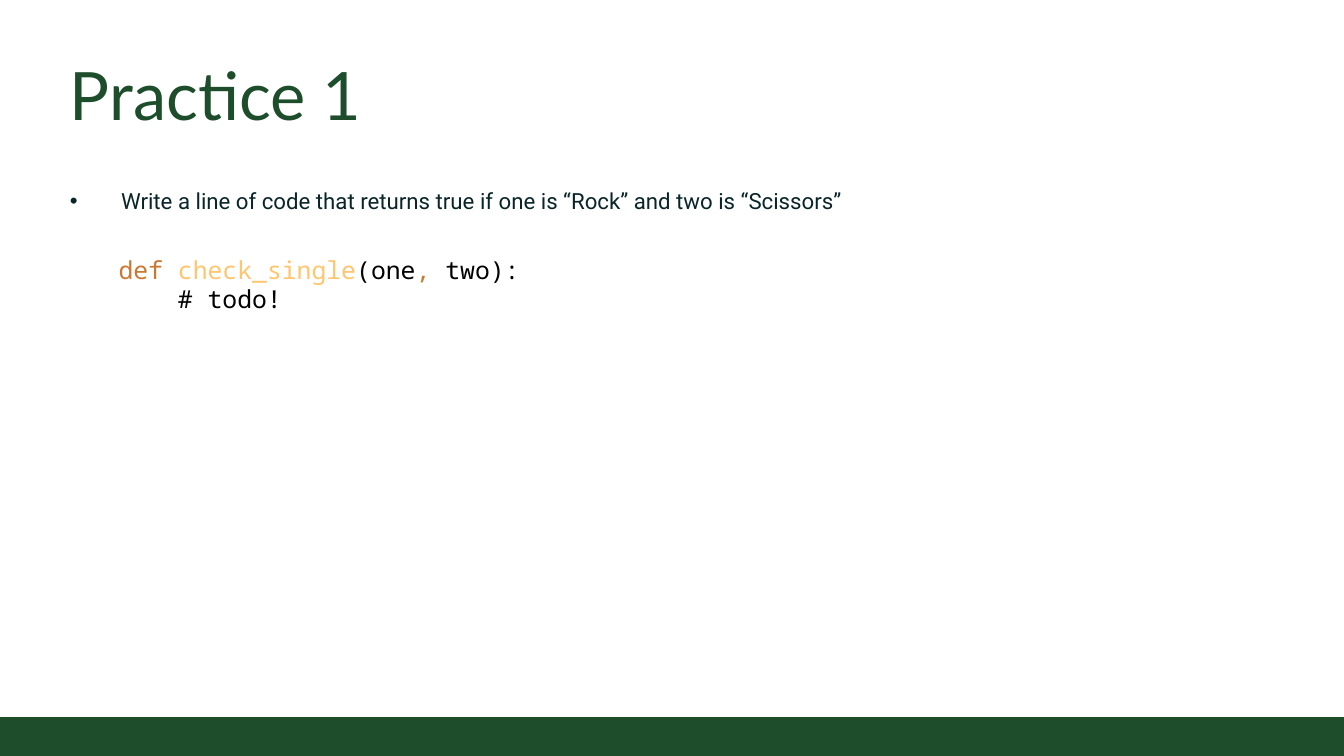
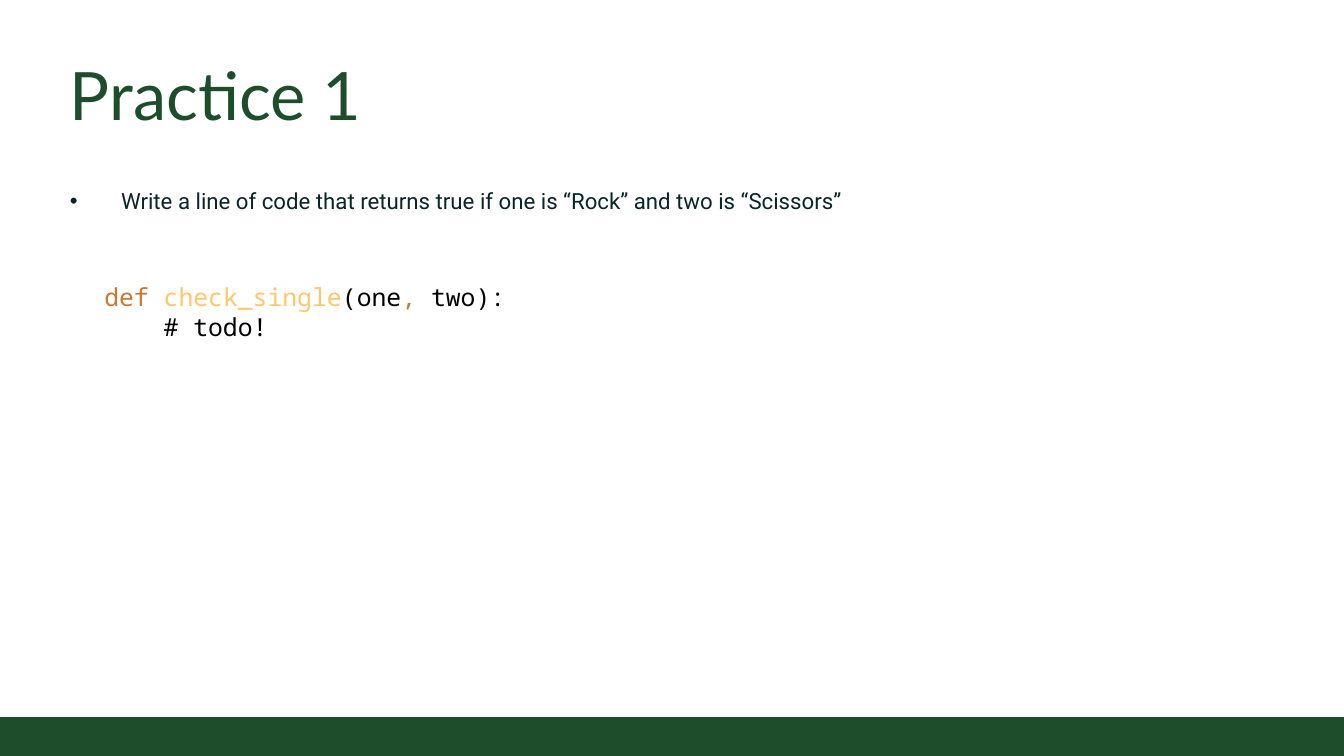
Before and after one commit to CSU-CS150B/handouts, a slide deck: slide 9 of Slides/On-Campus/05_02_unconciousBias_Logic.pptx. Drawn at 1344x756 pixels with LibreOffice and Linux fonts; fonts in the diff are those of the drawing; background and template pictures are left out. Boxes give left, top, right and bottom in pixels: in the first picture for what was removed or moved away, otherwise in the second. Text is boxed around its words. In the diff, an @@ line names an element or a change of style, - is before the commit and + after.

```diff
--- a/Slides/On-Campus/05_02_unconciousBias_Logic.pptx
+++ b/Slides/On-Campus/05_02_unconciousBias_Logic.pptx
@@ text "def check_single(one, two): # todo!": place and size @@
-text "def check_single(one, two): # todo!" at (119, 260, 519, 309)
+text "def check_single(one, two): # todo!" at (104, 287, 505, 337)
```
Also in this commit, not shown: 1 other slide changed, 1 other file.
